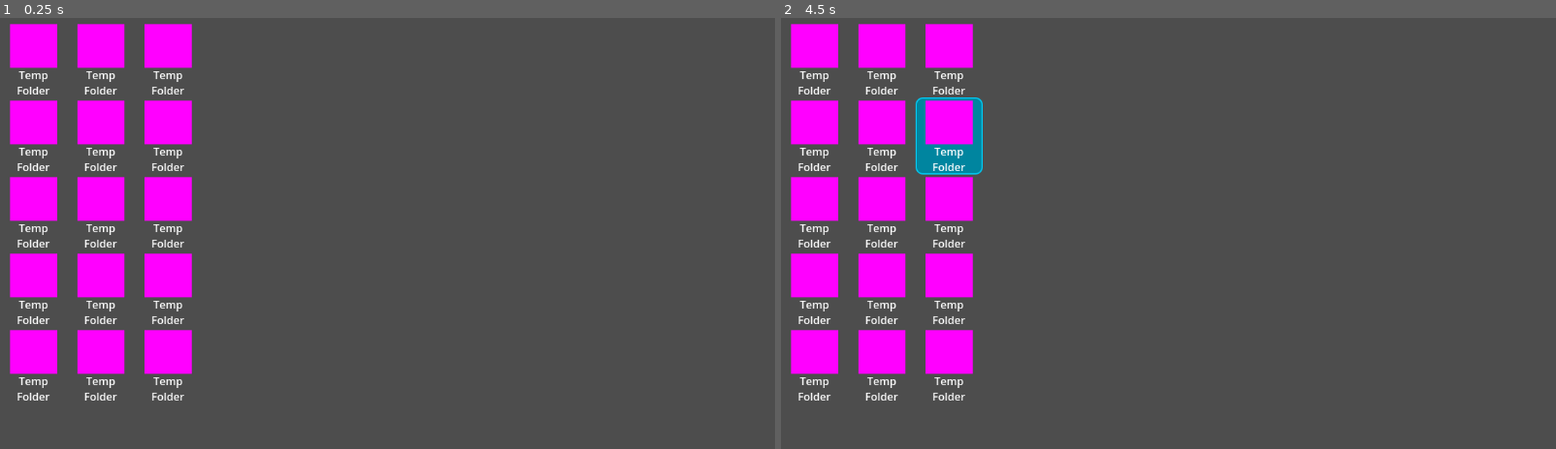
Above: before the commit, frames 1-2 (left to right).
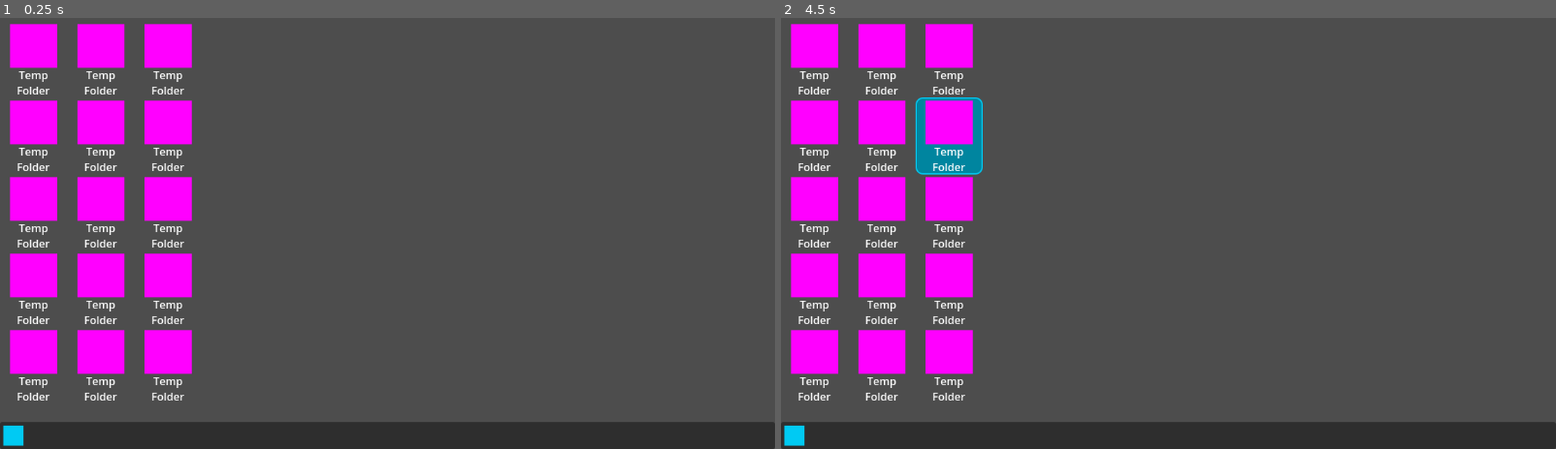
Above: after the commit, the same moments.

Repository: popcar2/GodotOS
Game: Godot game, scene res://Scenes/Main/MainScene.tscn
Two runs of this game, one before a commit and one after it. Both use one fixed random seed, a clock stepped at 60 frames per second and the inputs below.
Inputs (mouse positions are in pixels of both pictures, inside the frame that each line leads up to):
- Up to frame 1 (0.25 s): no input
- Up to frame 2 (4.5 s): tap Enter at 0.5, 2, 3.5 s; move the mouse to (1339, 211) at 0.52 s; click (1339, 211) at 0.67 s; tap Space at 1.25, 2.75, 4.25 s; move the mouse to (1013, 255) at 1.27 s; click (1013, 255) at 1.42 s; move the mouse to (1246, 134) at 2.02 s; click (1246, 134) at 2.17 s; move the mouse to (1129, 319) at 2.77 s; click (1129, 319) at 2.92 s; move the mouse to (1401, 298) at 3.52 s; click (1401, 298) at 3.67 s; move the mouse to (936, 164) at 4.27 s; click (936, 164) at 4.42 s

The runs differ from the first frame. In frame 1, 6.3% of the frame differs, in the area x 0-100%, y 93-100%; in frame 2, 6.3%.

Commit message:
Add taskbar (WIP)

Diff:
--- a/Scenes/Main/MainScene.tscn
+++ b/Scenes/Main/MainScene.tscn
@@ -1,6 +1,7 @@
-[gd_scene load_steps=2 format=3 uid="uid://bmjyglrsf04uo"]
+[gd_scene load_steps=3 format=3 uid="uid://bmjyglrsf04uo"]
 
 [ext_resource type="PackedScene" uid="uid://dci6t0fj42xpv" path="res://Scenes/Desktop/folder.tscn" id="1_bqso0"]
+[ext_resource type="PackedScene" uid="uid://cfj5p5pgfnywp" path="res://Scenes/Taskbar/taskbar.tscn" id="2_35ao4"]
 
 [node name="Control" type="Control"]
 layout_mode = 3
@@ -15,6 +16,7 @@
 anchors_preset = 15
 anchor_right = 1.0
 anchor_bottom = 1.0
+offset_bottom = -40.0
 grow_horizontal = 2
 grow_vertical = 2
 theme_override_constants/margin_left = 10
@@ -70,3 +72,7 @@
 
 [node name="Folder15" parent="MarginContainer/VFlowContainer" instance=ExtResource("1_bqso0")]
 layout_mode = 2
+
+[node name="Taskbar" parent="." instance=ExtResource("2_35ao4")]
+layout_mode = 1
+offset_top = 0.0
--- /dev/null
+++ b/Scenes/Taskbar/start_button.gd
@@ -0,0 +1,5 @@
+extends MarginContainer
+
+func _gui_input(event: InputEvent):
+	if event is InputEventMouseButton and event.button_index == 1 and event.is_pressed():
+		print("Hi")
--- /dev/null
+++ b/Scenes/Taskbar/taskbar.tscn
@@ -0,0 +1,30 @@
+[gd_scene load_steps=3 format=3 uid="uid://cfj5p5pgfnywp"]
+
+[ext_resource type="Script" path="res://Scenes/Taskbar/start_button.gd" id="1_aypgd"]
+
+[sub_resource type="CanvasTexture" id="CanvasTexture_s4q16"]
+
+[node name="Taskbar" type="Panel"]
+custom_minimum_size = Vector2(0, 40)
+anchors_preset = 12
+anchor_top = 1.0
+anchor_right = 1.0
+anchor_bottom = 1.0
+offset_top = -40.0
+grow_horizontal = 2
+grow_vertical = 0
+
+[node name="Start Button" type="MarginContainer" parent="."]
+layout_mode = 0
+offset_right = 40.0
+offset_bottom = 40.0
+theme_override_constants/margin_left = 5
+theme_override_constants/margin_top = 5
+theme_override_constants/margin_right = 5
+theme_override_constants/margin_bottom = 5
+script = ExtResource("1_aypgd")
+
+[node name="TextureRect" type="TextureRect" parent="Start Button"]
+self_modulate = Color(0, 0.792157, 0.952941, 1)
+layout_mode = 2
+texture = SubResource("CanvasTexture_s4q16")
--- a/project.godot
+++ b/project.godot
@@ -15,6 +15,12 @@
 config/features=PackedStringArray("4.2", "GL Compatibility")
 config/icon="res://icon.svg"
 
+[file_customization]
+
+folder_colors={
+"res://Scenes/": "blue"
+}
+
 [rendering]
 
 renderer/rendering_method="gl_compatibility"
